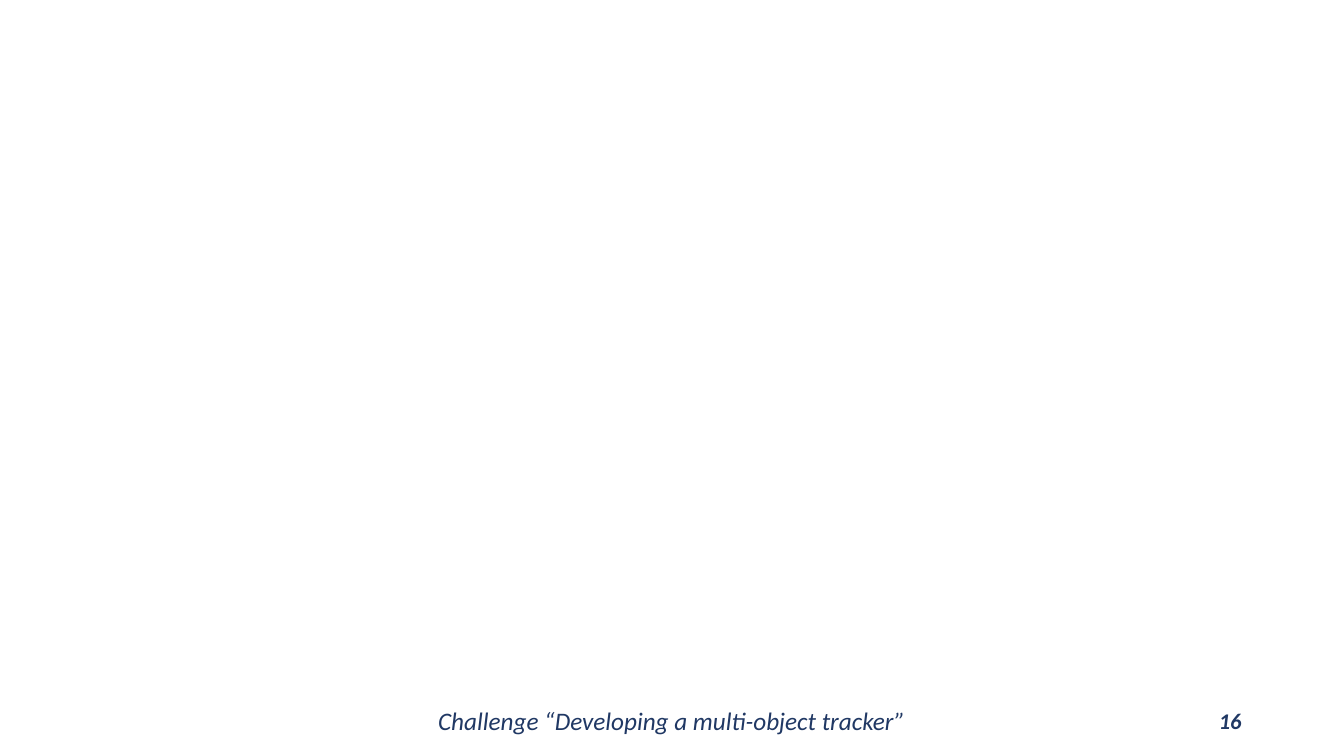
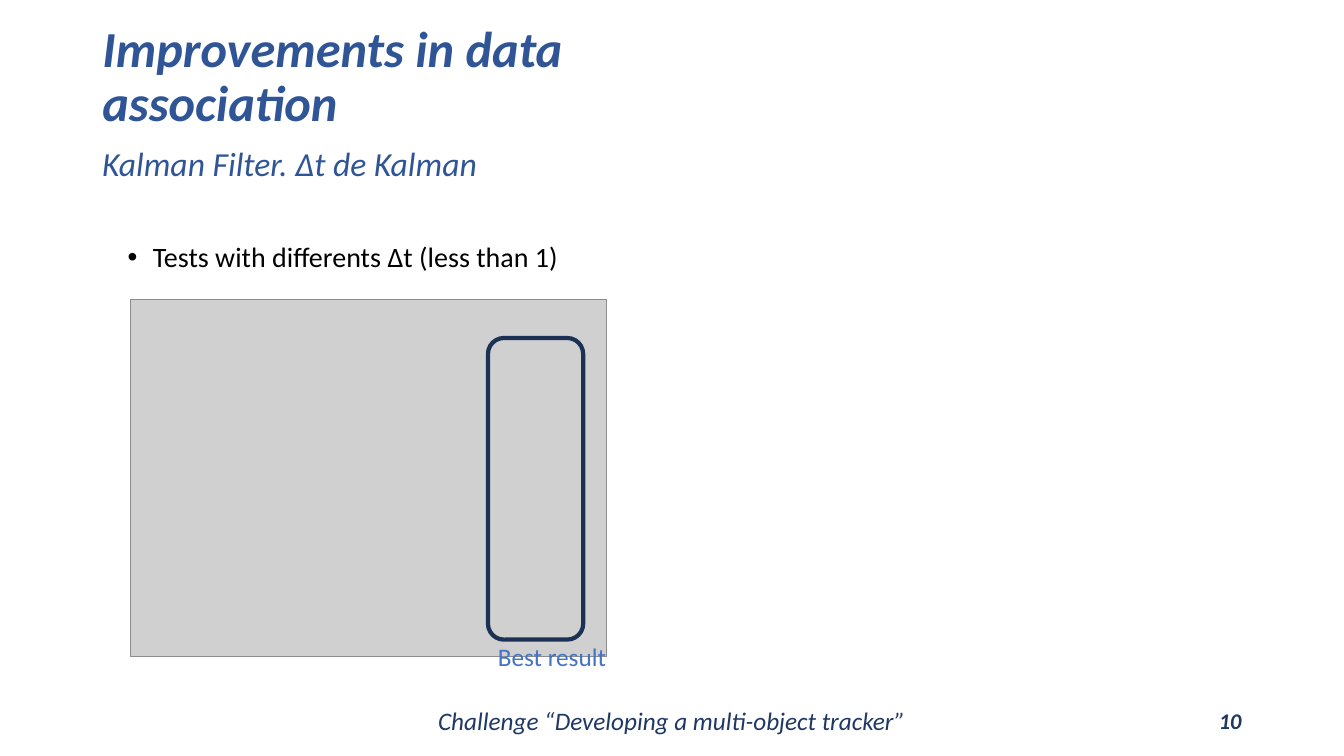
Before and after one commit to Javimh18/DL4VSP, a slide deck: slide 10 of dlvsp_challenge_material/challenge.pptx (slide 16 before the commit). Drawn at 1344x756 pixels with LibreOffice and Linux fonts; fonts in the diff are those of the drawing; grey boxes stand for pictures. Boxes give left, top, right and bottom in pixels: in the first picture for what was removed or moved away, otherwise in the second. Text is boxed around its words. In the diff, an @@ line names an element or a change of style, - is before the commit and + after.

```diff
--- a/dlvsp_challenge_material/challenge.pptx
+++ b/dlvsp_challenge_material/challenge.pptx
@@ title added at box(102, 31, 563, 122), 36 pt, text #2F5597, bold, italic @@
+Improvements in data association
@@ text added at box(102, 152, 477, 177), 24 pt, text #2F5597, italic @@
+Kalman Filter. Δt de Kalman
@@ subtitle added at box(153, 246, 558, 271), 20 pt, text #000000 @@
+• Tests with differents Δt (less than 1)
@@ picture added at box(131, 299, 607, 656) @@
@@ rounded rectangle added at box(488, 338, 583, 639), outline #1E3256 3 pt @@
@@ text added at box(498, 648, 606, 673), 18 pt, text #4472C4 @@
+Best result
@@ page number at box(1219, 714, 1242, 729): text changed @@
-16
+10
```
Also in this commit, not shown: 5 other slides changed, 1 slide added, 1 slide removed.
